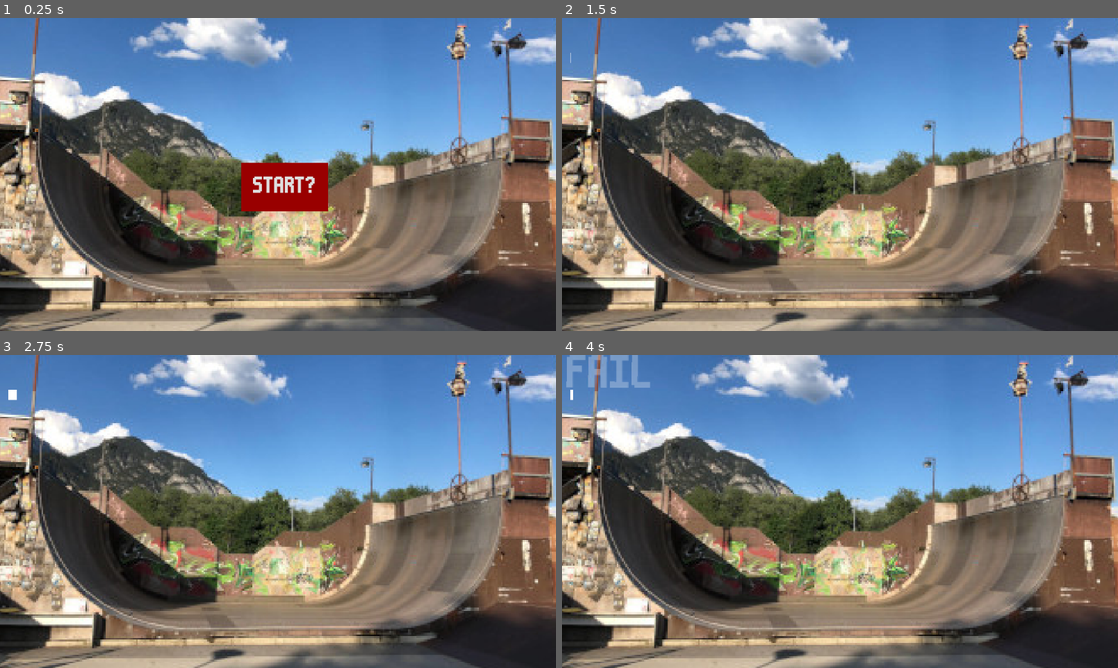
Above: before the commit, frames 1-4 (two rows, left to right).
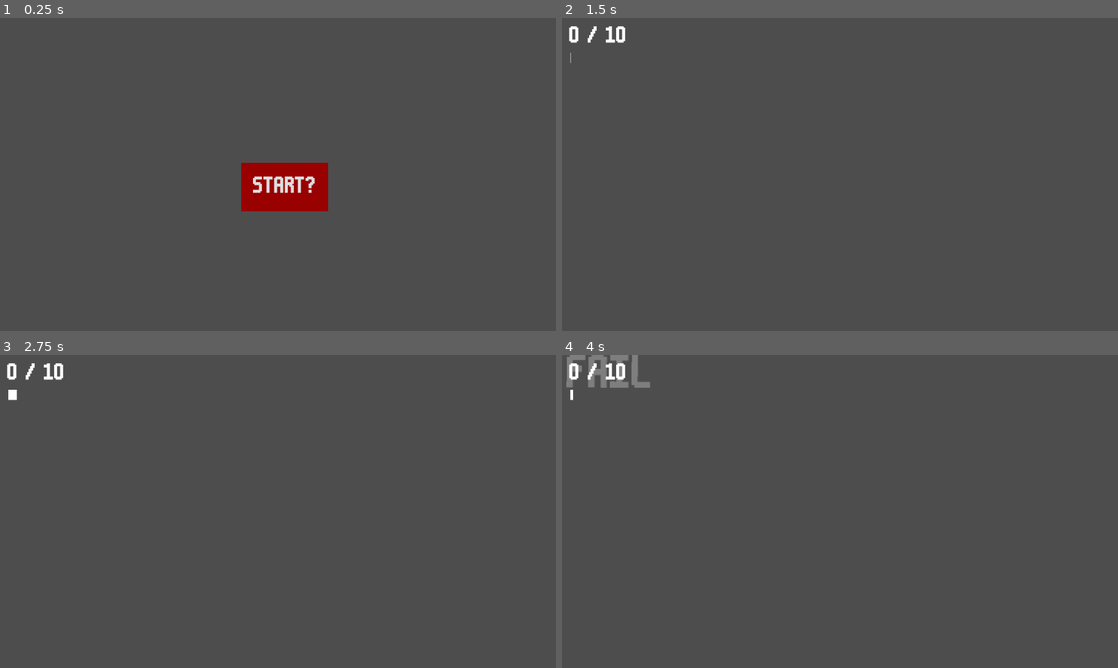
Above: after the commit, the same moments.

Repository: LiranDat/Spitandspell
Game: Godot game, scene res://scenes/main/main.tscn
Two runs of this game, one before a commit and one after it. Both use one fixed random seed, a clock stepped at 60 frames per second and the inputs below.
Inputs (mouse positions are in pixels of both pictures, inside the frame that each line leads up to):
- Up to frame 1 (0.25 s): no input
- Up to frame 2 (1.5 s): click "START?" at 0.5 s; tap Enter at 1.25 s; move the mouse to (840, 174) at 1.27 s; click (840, 174) at 1.42 s
- Up to frame 3 (2.75 s): move the mouse to (283, 498) at 2.02 s; click (283, 498) at 2.17 s
- Up to frame 4 (4 s): move the mouse to (895, 442) at 2.77 s; click (895, 442) at 2.92 s; tap Space at 3.5 s; move the mouse to (812, 574) at 3.52 s; click (812, 574) at 3.67 s

The runs differ from the first frame. In frame 1, 90% of the frame differs, in the area x 0-100%, y 0-100%; in frame 2, 92%; in frame 3, 92%; in frame 4, 92%.
Error before the commit: Invalid access of index '0' on a base object of type: 'PackedStringArray'. (res://scenes/lyrics/lyrics.gd:21)
Error after the commit: Invalid access of index '0' on a base object of type: 'PackedStringArray'. (res://scenes/lyrics/lyrics.gd:24)

Commit message:
hintergrund wieder weg und score scaling

Diff:
--- a/scenes/lyrics/lyrics.gd
+++ b/scenes/lyrics/lyrics.gd
@@ -10,9 +10,12 @@
 var timer = 1
 var fire
 
+# benötigte Punkte
+var target_score = 0
+
 # Arrangement
-var words_per_round = 2
-var rounds_per_shop = 2
+var words_per_round = 4
+var rounds_per_shop = 3
 var word_count = 0
 var round_count = 0
 
@@ -53,7 +56,6 @@
 			$ooh.play()
 			add_child(fire.instantiate())
 
-
 	else:
 		var instance1 = new_score.instantiate()
 		instance1.text = "FAIL"
@@ -64,8 +66,6 @@
 	add_child(instance)
 
 	DisplayServer.tts_speak(current_word, voice_id)
-
-	$score_label.text = str(total_sum)
 
 	word_count += 1
 	if word_count == words_per_round:
@@ -91,6 +91,7 @@
 
 func _process(delta: float) -> void:
 	self.text = current_word
+	$score_label.text = str(total_sum) + " / " + str(target_score * (round_count + 1))
 
 	if timer > 0:
 		timer -= delta
--- a/scenes/lyrics/lyrics.tscn
+++ b/scenes/lyrics/lyrics.tscn
@@ -33,6 +33,7 @@
 offset_bottom = 56.0
 theme_override_fonts/normal_font = ExtResource("1_s2xdx")
 theme_override_font_sizes/normal_font_size = 50
+text = "0/0"
 scroll_active = false
 
 [node name="ooh" type="AudioStreamPlayer2D" parent="."]
--- a/scenes/main/main.gd
+++ b/scenes/main/main.gd
@@ -29,6 +29,8 @@
 	"Z": [10, 1]
 }
 
+var target_scores = [10, 20, 40, 80, 160, 320]
+var level_counter = -1
 var money = 0
 
 # Szenen
@@ -43,7 +45,10 @@
 	button.position.y = 300
 
 func start_lyrics():
-	add_child(lyrics.instantiate())
+	level_counter += 1
+	var level = lyrics.instantiate()
+	add_child(level)
+	level.target_score = target_scores[level_counter]
 
 func start_shop():
 	add_child(shop.instantiate())
--- a/scenes/main/main.tscn
+++ b/scenes/main/main.tscn
@@ -1,15 +1,6 @@
-[gd_scene load_steps=3 format=3 uid="uid://gai0xjg0pvo8"]
+[gd_scene load_steps=2 format=3 uid="uid://gai0xjg0pvo8"]
 
 [ext_resource type="Script" uid="uid://cb0h1ibnx7uyq" path="res://scenes/main/main.gd" id="1_hyk8p"]
-[ext_resource type="Texture2D" uid="uid://c8fkttff1bfr6" path="res://textures/halfpipe.jpg" id="2_iuonh"]
 
 [node name="main" type="Node"]
 script = ExtResource("1_hyk8p")
-
-[node name="background" type="TextureRect" parent="."]
-offset_left = -5.00001
-offset_top = -93.0
-offset_right = 328.0
-offset_bottom = 129.0
-scale = Vector2(3.5, 3.5)
-texture = ExtResource("2_iuonh")
